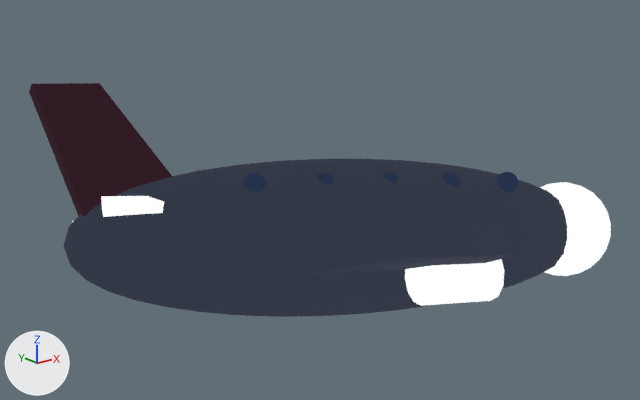
A saved change to the glTF model assets/models3d/sat_plane.glb.
One viewpoint serves both versions: a 50 mm camera at (-1.041, -1.212, 0.571) aimed at (-0.017, 0.068, 0.059). Lighting does not change. The marker at lower left points along +X, +Y and +Z. The picture after the commit comes second. Where no turn or scale is listed for an object, it has been applied to the vertices.

Script lines for the objects in view, before the commit:
```python
ob_fuselage_ol = bpy.data.objects.new('fuselage_ol', me_fuselage_001)
ob_fuselage_ol.location = (0.0, 0.0, 0.0)
ob_stab_1 = bpy.data.objects.new('stab-1', me_stab_1)
ob_stab_1.location = (-0.296, 0.106, 0.079)
ob_tailfin_ol = bpy.data.objects.new('tailfin_ol', me_tailfin_001)
ob_tailfin_ol.location = (-0.279, 0.097, 0.068)
ob_win0_nooutline = bpy.data.objects.new('win0_NoOutline', me_win0_nooutline)
ob_win0_nooutline.location = (0.283, -0.14, 0.086)
ob_win1_nooutline = bpy.data.objects.new('win1_NoOutline', me_win1_nooutline)
ob_win1_nooutline.location = (0.159, -0.105, 0.1)
ob_win2_nooutline = bpy.data.objects.new('win2_NoOutline', me_win2_nooutline)
ob_win2_nooutline.location = (0.034, -0.069, 0.113)
ob_win3_nooutline = bpy.data.objects.new('win3_NoOutline', me_win3_nooutline)
ob_win3_nooutline.location = (-0.09, -0.033, 0.127)
ob_win4_nooutline = bpy.data.objects.new('win4_NoOutline', me_win4_nooutline)
ob_win4_nooutline.location = (-0.214, 0.002, 0.141)
ob_wing_1_ol = bpy.data.objects.new('wing-1_ol', me_wing_1_001)
ob_wing_1_ol.location = (0.009, -0.024, -0.048)
# also in view: 'nose.001' at (0.478, -0.137, -0.052); 'eng-1' at (0.035, -0.238, -0.011)
```
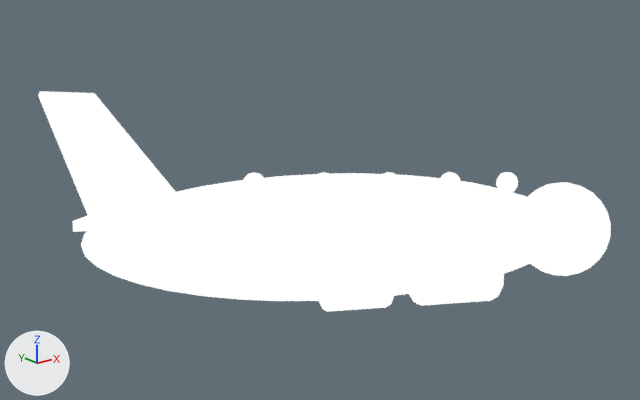
The change, as a list of edits to the scene's bpy script:
```text
Change mat_s_ink:
    remove mat_s_ink.emission_color = (0.0194, 0.0307, 0.0723)  # dark blue #26314c
Remove ob_fuselage_ol:
    ob_fuselage_ol = bpy.data.objects.new('fuselage_ol', me_fuselage_001)
    ob_fuselage_ol.location = (0.0, 0.0, 0.0)
Remove ob_tailfin_ol:
    ob_tailfin_ol = bpy.data.objects.new('tailfin_ol', me_tailfin_001)
    ob_tailfin_ol.location = (-0.279, 0.097, 0.068)
Remove ob_wing_1_ol:
    ob_wing_1_ol = bpy.data.objects.new('wing-1_ol', me_wing_1_001)
    ob_wing_1_ol.location = (0.009, -0.024, -0.048)
```

Location of each change, (x1, y1, x2, y2) in pixels of the pictures (640 x 400 px):
'fuselage_ol', deleted
    before: (64, 159, 567, 317)
'tailfin_ol', deleted
    before: (29, 83, 173, 216)
'wing-1_ol', deleted
    before: (293, 220, 516, 276)
'win4_NoOutline', recoloured (lighter)
    both: (243, 172, 266, 192)
'win3_NoOutline', recoloured (lighter)
    both: (317, 172, 334, 185)
'win2_NoOutline', recoloured
    both: (384, 172, 399, 183)
'win1_NoOutline', recoloured (lighter)
    both: (442, 172, 461, 187)
'win0_NoOutline', recoloured (lighter)
    both: (497, 172, 518, 193)
'fuselage', unchanged, uncovered by the edit
    after: (81, 173, 551, 301)
'tailfin', unchanged, uncovered by the edit
    after: (38, 91, 176, 222)
'wing-1', unchanged, uncovered by the edit
    after: (294, 230, 504, 269)
